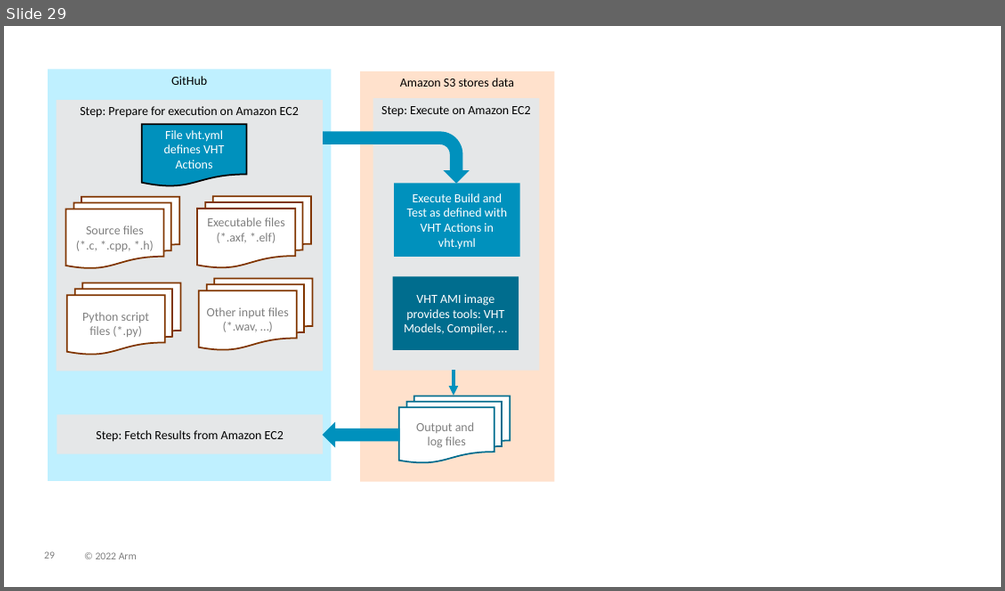
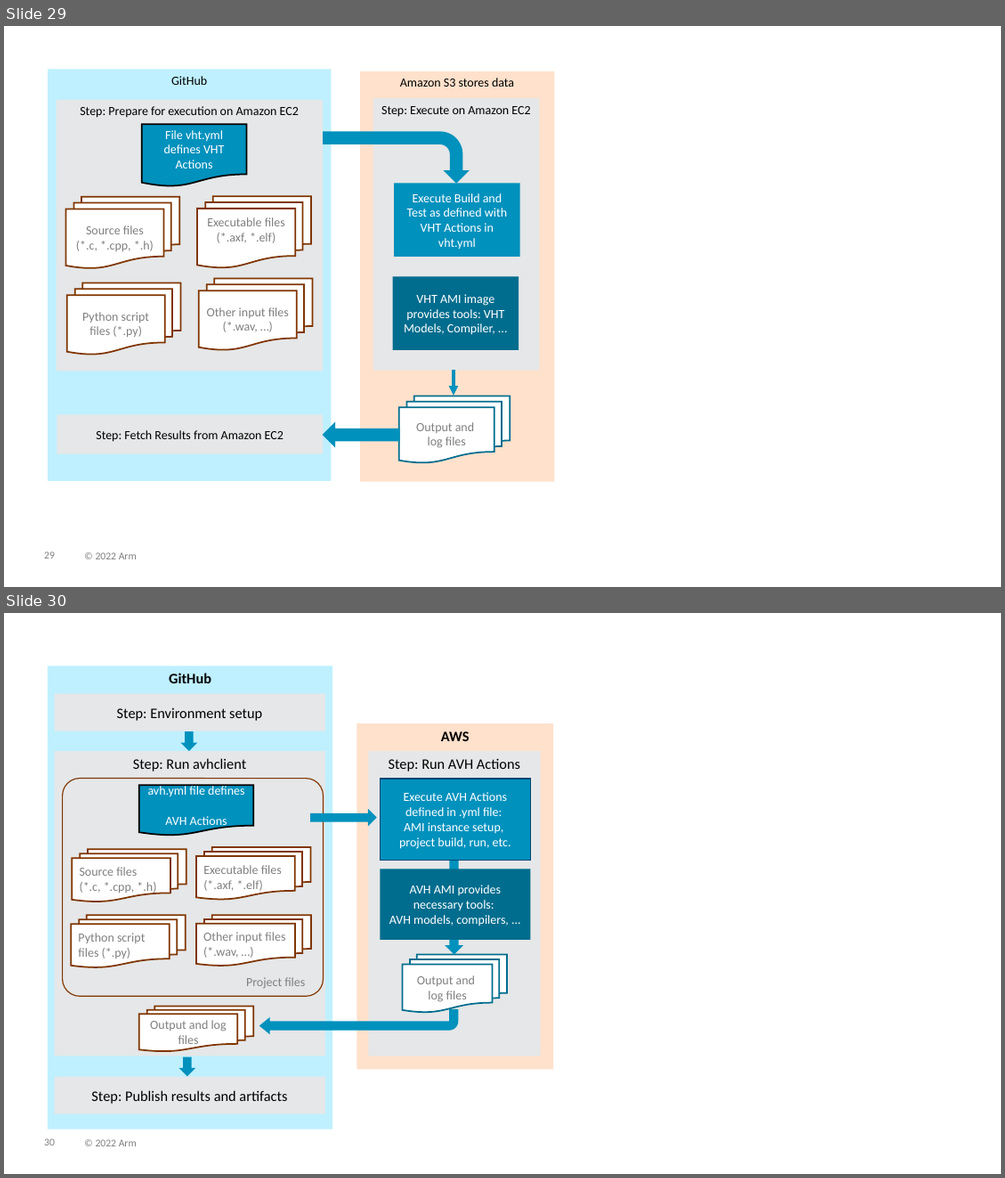
Before and after one commit to ARM-software/AVH, a slide deck: DoxyGen/overview/src/images/img_src.pptx. Shown one above the other, each under a label of ours: slide 29 before the commit, slides 29 and 30 after it. The pictures are 1005x591 and 1005x1178 pixels, drawn with LibreOffice and Linux fonts; fonts in the diff are those of the drawing; background and template pictures are left out. Boxes give left, top, right and bottom in pixels: in the first picture for what was removed or moved away, otherwise in the second. Text is boxed around its words. In the diff, an @@ line names an element or a change of style, - is before the commit and + after.

```diff
--- a/DoxyGen/overview/src/images/img_src.pptx
+++ b/DoxyGen/overview/src/images/img_src.pptx
@@ slide 30 added at [4, 613, 1001, 1174], background #FFFFFF; not listed: 2 template elements that a slide beside it also shows @@
@@ rectangle added at [48, 666, 332, 1129], fill #BFF0FF, 14 pt, text #000000, bold @@
+GitHub
@@ rectangle added at [54, 694, 324, 731], fill #E5E7E8, 14 pt, text #000000 @@
+Step: Environment setup
@@ right arrow added at [180, 731, 197, 751], fill #0091BD @@
@@ rectangle added at [357, 723, 554, 1070], fill #FFE1CC, 14 pt, text #000000, bold @@
+AWS
@@ rectangle added at [54, 751, 324, 1056], fill #E5E7E8, 14 pt, text #000000 @@
+Step: Run avhclient
@@ rectangle added at [368, 751, 540, 1056], fill #E5E7E8, 14 pt, text #000000 @@
+Step: Run AVH Actions
@@ rounded rectangle added at [63, 779, 324, 996], outline #803600 1 pt @@
@@ flow chart document added at [139, 785, 254, 835], fill #0091BD, outline #000000 1.5 pt, 12 pt, text #FFFFFF @@
+avh.yml file defines
+AVH Actions
@@ rectangle added at [380, 779, 531, 860], fill #0091BD, outline #004575 1 pt, 12 pt, text #FFFFFF @@
+Execute AVH Actions defined in .yml file:
+AMI instance setup,
+project build, run, etc.
@@ right arrow added at [310, 809, 377, 826], fill #0091BD @@
@@ flow chart multidocument added at [72, 850, 186, 901], fill #FFFFFF, outline #803600 1.5 pt, 12 pt, text #808080 @@
+Source files
+(*.c, *.cpp, *.h)
@@ flow chart multidocument added at [196, 847, 310, 900], fill #FFFFFF, outline #803600 1.5 pt, 12 pt, text #808080 @@
+Executable files
+(*.axf, *.elf)
@@ right arrow added at [445, 837, 463, 955], fill #0091BD @@
@@ rectangle added at [380, 868, 531, 940], fill #006D8E, 12 pt, text #FFFFFF @@
+AVH AMI provides necessary tools:
+AVH models, compilers, ...
@@ flow chart multidocument added at [72, 915, 186, 967], fill #FFFFFF, outline #803600 1.5 pt, 12 pt, text #808080 @@
+Python script files (*.py)
@@ flow chart multidocument added at [196, 915, 311, 966], fill #FFFFFF, outline #803600 1.5 pt, 12 pt, text #808080 @@
+Other input files (*.wav, …)
@@ flow chart multidocument added at [403, 955, 507, 1013], fill #FFFFFF, outline #006D8E 1.5 pt, 12 pt, text #808080 @@
+Output and
+log files
@@ text added at [246, 977, 305, 988], 12 pt, text #808080 @@
+Project files
@@ flow chart multidocument added at [139, 1006, 254, 1051], fill #FFFFFF, outline #803600 1.5 pt, 12 pt, text #808080 @@
+Output and log files
@@ bent arrow added at [259, 1009, 458, 1035], fill #0091BD @@
@@ right arrow added at [178, 1057, 196, 1077], fill #0091BD @@
@@ rectangle added at [54, 1077, 324, 1114], fill #E5E7E8, 14 pt, text #000000 @@
+Step: Publish results and artifacts
```
Also in this commit, not shown: 1 slide changed, 10 other files.
